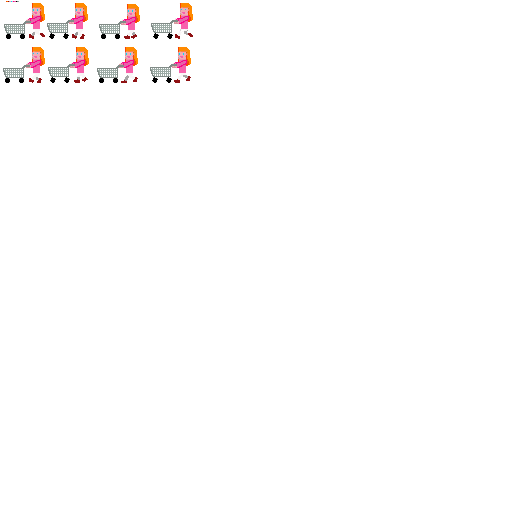
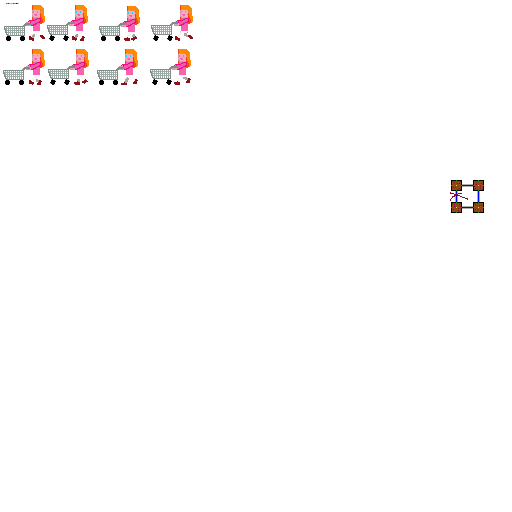
Comparing the layer stacks of the two (512, 512) images. Changes:
painted on "CART_ENEMY" over [3,1,484,213]
